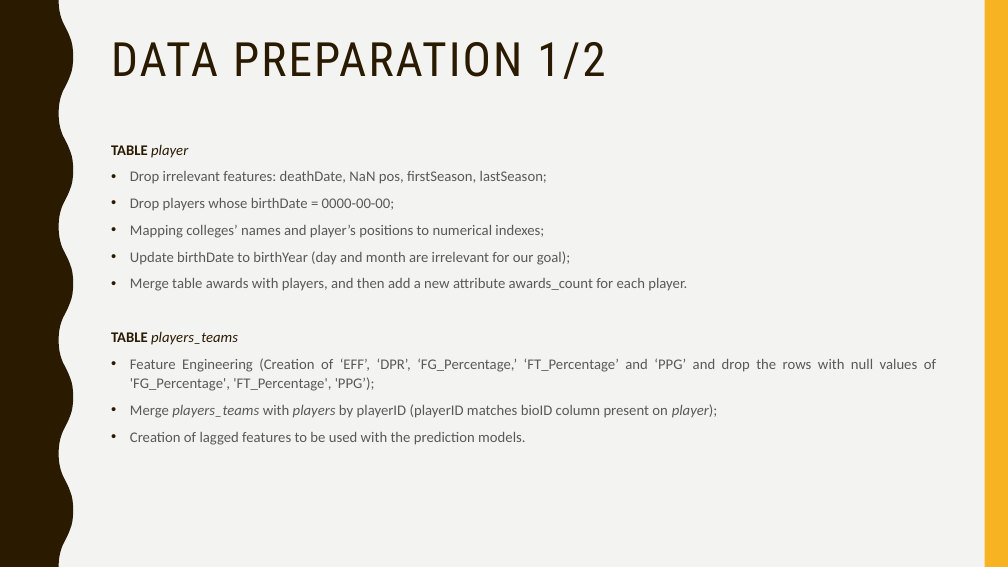
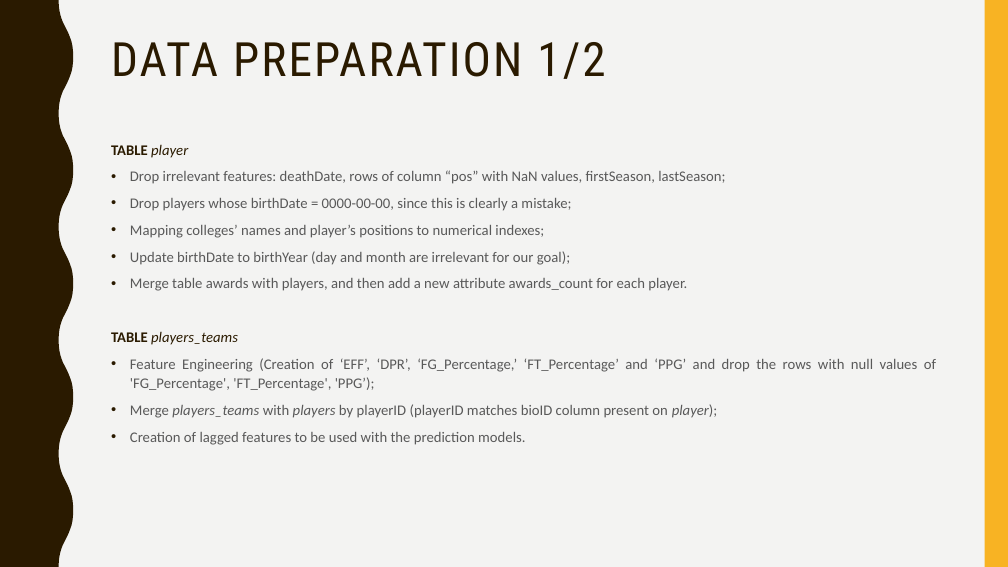
Before and after one commit to afs202005277/AC, a slide deck: slide 7 of ppt projeto.pptx. Drawn at 1008x567 pixels with LibreOffice and Linux fonts; fonts in the diff are those of the drawing. Boxes give left, top, right and bottom in pixels: in the first picture for what was removed or moved away, otherwise in the second. Text is boxed around its words. In the diff, an @@ line names an element or a change of style, - is before the commit and + after.

```diff
--- a/ppt projeto.pptx
+++ b/ppt projeto.pptx
@@ text at [130,170,725,211]: text changed @@
-• Drop irrelevant features: deathDate, NaN pos, firstSeason, lastSeason;
-• Drop players whose birthDate = 0000-00-00;
+• Drop irrelevant features: deathDate, rows of column “pos” with NaN values, firstSeason, lastSeason;
+• Drop players whose birthDate = 0000-00-00, since this is clearly a mistake;
```
Also in this commit, not shown: 17 other slides changed, 2 other files.
